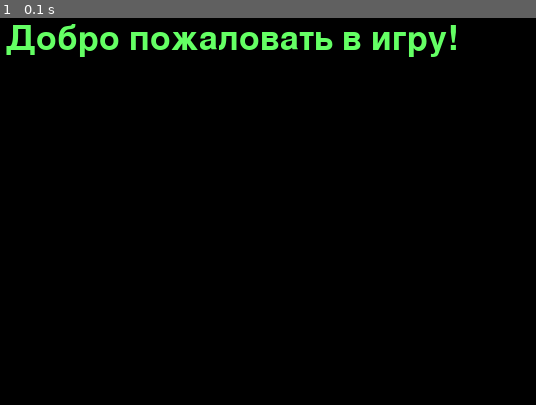
Above: before the commit, frame 1.
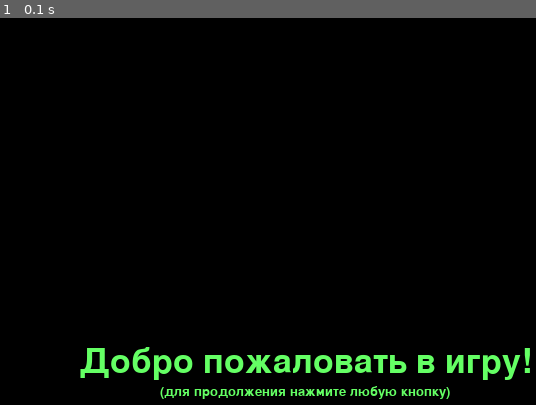
Above: after the commit, the same moment.

Repository: Panov-Nikolay/pygame
Game: pygame game, started from pygame/main.py
Two runs of this game, one before a commit and one after it. Both use one fixed random seed, a clock stepped at 60 frames per second and the inputs below.
Inputs:
- Up to frame 1 (0.1 s): no input

The runs differ from the first frame. In frame 1, 5.5% of the frame differs, in the area x 1-99%, y 1-99%.

Commit message:
Положение текста

Diff:
--- a/pygame/main.py
+++ b/pygame/main.py
@@ -161,8 +161,12 @@
 
 def start_screen():
     running = True
-    font = pygame.font.Font(None, 50)
-    text = font.render('Добро пожаловать в игру!', True, (100, 255, 100))
+    font_welcome = pygame.font.Font(None, 50)
+    font_text = pygame.font.Font(None, 20)
+    welcome = font_welcome.render('Добро пожаловать в игру!', True, (100, 255, 100))
+    text = font_text.render('(для продолжения нажмите любую кнопку)', True, (100, 255, 100))
+    welcome_rect = welcome.get_rect()
+    text_rect = text.get_rect()
     while running:
         screen.fill((0, 0, 0))
         for event in pygame.event.get():
@@ -170,7 +174,9 @@
                 pygame.quit()
             if event.type == pygame.KEYDOWN or event.type == pygame.MOUSEBUTTONUP:
                 running = False
-        screen.blit(text, (100, 50))
+        screen.blit(welcome, (width // 2 - welcome_rect.width // 2, height // 2 - welcome_rect.height // 2 - 10))
+        screen.blit(text, (width // 2 - text_rect.width // 2, height // 2 - text_rect.height // 2 + 20))
+
         pygame.display.flip()
     first_level()
 
@@ -179,6 +185,7 @@
     running = True
     font = pygame.font.Font(None, 50)
     text = font.render('Конец игры', True, (100, 255, 100))
+    rect = text.get_rect()
     while running:
         screen.fill((0, 0, 0))
         for event in pygame.event.get():
@@ -186,7 +193,7 @@
                 running = False
             if event.type == pygame.KEYDOWN or event.type == pygame.MOUSEBUTTONUP:
                 running = False
-        screen.blit(text, (100, 50))
+        screen.blit(text, (width // 2 - rect.width // 2, height // 2 - rect.height // 2))
         pygame.display.flip()
     pygame.quit()
 
@@ -195,6 +202,7 @@
     running = True
     font = pygame.font.Font(None, 50)
     text = font.render(text, True, (100, 255, 100))
+    rect = text.get_rect()
     while running:
         screen.fill((0, 0, 0))
         for event in pygame.event.get():
@@ -203,7 +211,7 @@
                 break
             if event.type == pygame.KEYDOWN or event.type == pygame.MOUSEBUTTONUP:
                 running = False
-        screen.blit(text, (100, 50))
+        screen.blit(text, (width // 2 - rect.width // 2, height // 2 - rect.height // 2))
         pygame.display.flip()
     if level == None:
         second_level()
